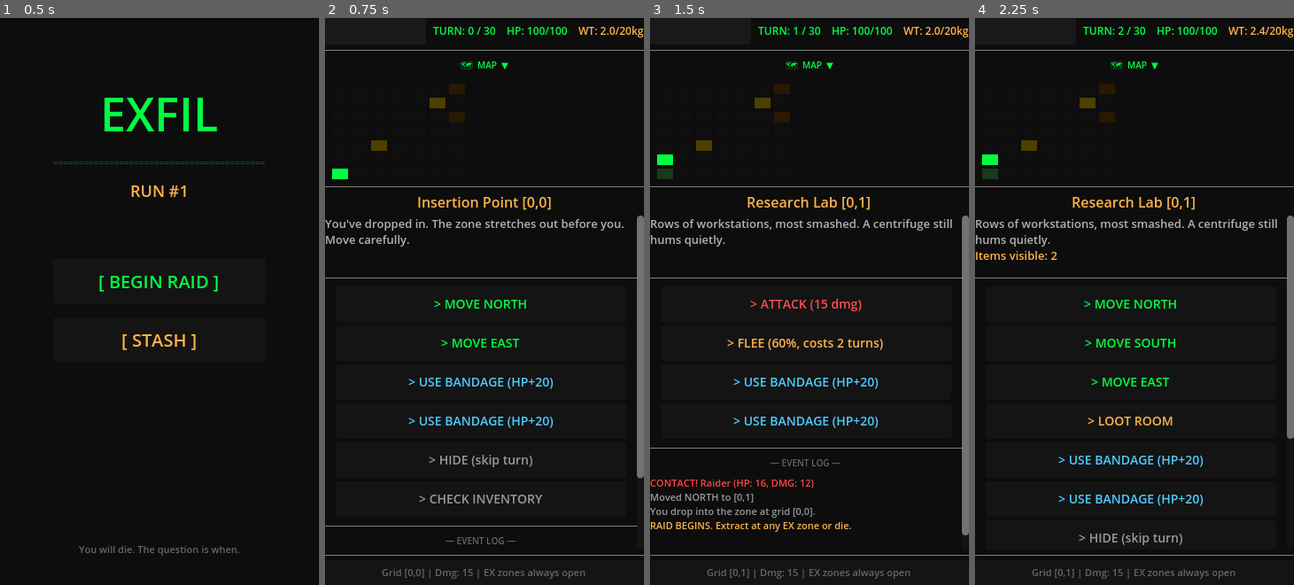
Above: before the commit, frames 1-4 (left to right).
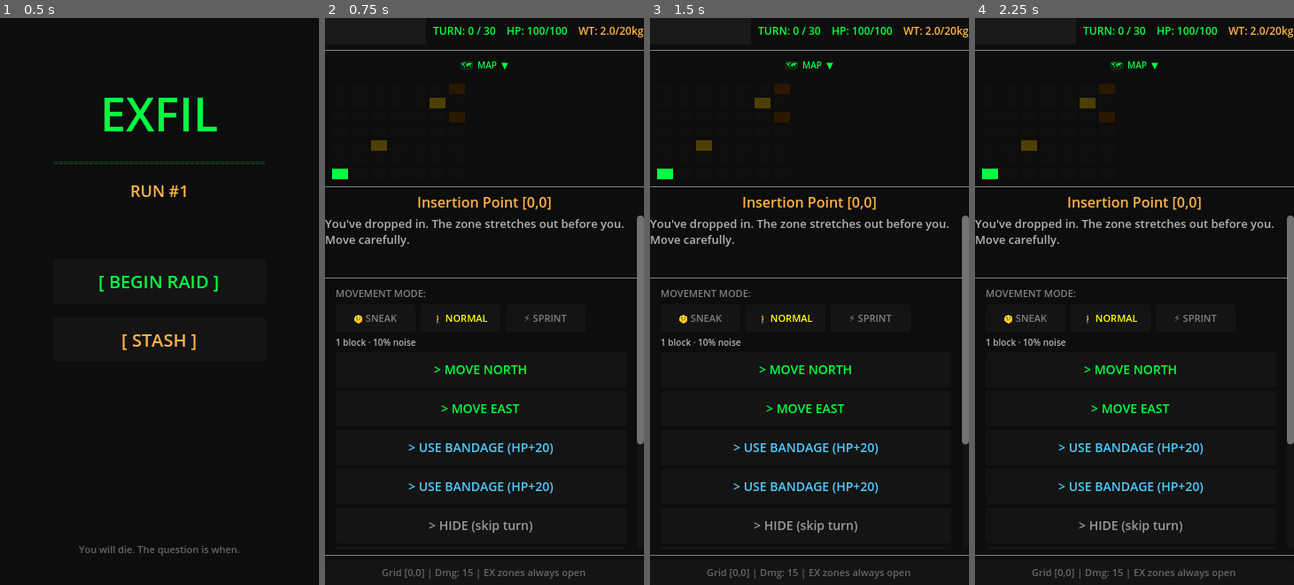
Above: after the commit, the same moments.

Repository: RJDray/Exfil
Game: Godot game, scene res://scenes/MainMenu.tscn
Two runs of this game, one before a commit and one after it. Both use one fixed random seed, a clock stepped at 60 frames per second and the inputs below.
Inputs (mouse positions are in pixels of both pictures, inside the frame that each line leads up to):
- Up to frame 1 (0.5 s): no input
- Up to frame 2 (0.75 s): click "[ BEGIN RAID ]" at 0.5 s
- Up to frame 3 (1.5 s): click (783, 318) at 1.25 s, where only the run after the commit has a clickable "🚶 NORMAL"
- Up to frame 4 (2.25 s): click (1108, 318) at 2 s, where only the run after the commit has a clickable "🚶 NORMAL"

Frame 1 is identical in both runs. In frame 2, 4.1% of the frame differs, in the area x 0-100%, y 47-93%; in frame 3, 6.7%, in the area x 0-100%, y 1-99%; in frame 4, 5.8%.

Commit message:
feat(movement): sneak/sprint modes with noise-based random encounters
Co-Authored-By: Claude Opus 4.6 <noreply@anthropic.com>

Diff:
--- a/scripts/Raid.gd
+++ b/scripts/Raid.gd
@@ -4,11 +4,20 @@
 
 const MAX_TURNS := 30
 const MAP_SIZE := 7
+
+const NOISE_CHANCE := {"sneak": 0.0, "normal": 0.10, "sprint": 0.35}
+
+const WANDERING_ENEMIES := [
+	{"name": "Scav Patrol", "hp": 35, "damage": 12, "xp_value": 30, "desc": "A roaming scav drawn by noise."},
+	{"name": "Wandering Guard", "hp": 45, "damage": 14, "xp_value": 35, "desc": "A guard who heard something."},
+	{"name": "Alert Sentry", "hp": 30, "damage": 18, "xp_value": 40, "desc": "Highly trained. On high alert."},
+]
 
 # Map data
 var rooms: Array = []  # 2D array [x][y] of room dictionaries
 var previous_pos: Vector2i = Vector2i(0, 0)
 var visited_rooms: Array = []  # 2D array [x][y] of bools
+var move_mode: String = "normal"
 
 # Combat state
 var in_combat: bool = false
@@ -446,15 +455,70 @@
 	_clear_actions()
 	var pos := GameData.player_pos
 
-	# Movement
+	# Movement mode selector
+	var mode_row_label := Label.new()
+	mode_row_label.text = "MOVEMENT MODE:"
+	mode_row_label.add_theme_font_size_override("font_size", 11)
+	mode_row_label.add_theme_color_override("font_color", Color(0.5, 0.5, 0.5))
+	action_container.add_child(mode_row_label)
+
+	var mode_hbox := HBoxContainer.new()
+	mode_hbox.add_theme_constant_override("separation", 6)
+	action_container.add_child(mode_hbox)
+
+	for mname: String in ["sneak", "normal", "sprint"]:
+		var mbtn := Button.new()
+		match mname:
+			"sneak":
+				mbtn.text = "🤫 SNEAK"
+			"normal":
+				mbtn.text = "🚶 NORMAL"
+			"sprint":
+				mbtn.text = "⚡ SPRINT"
+		mbtn.custom_minimum_size = Vector2(90, 32)
+		mbtn.add_theme_font_size_override("font_size", 11)
+		if mname == move_mode:
+			# Active mode — highlighted
+			mbtn.add_theme_color_override("font_color", Color(1, 1, 0))
+		else:
+			mbtn.add_theme_color_override("font_color", Color(0.5, 0.5, 0.5))
+		var m: String = mname
+		mbtn.pressed.connect(func():
+			move_mode = m
+			_update_actions()
+		)
+		mode_hbox.add_child(mbtn)
+
+	# Mode description
+	var mode_desc := Label.new()
+	match move_mode:
+		"sneak":
+			mode_desc.text = "1 block · silent · safe"
+			mode_desc.add_theme_color_override("font_color", Color(0.5, 0.7, 1.0))
+		"normal":
+			mode_desc.text = "1 block · 10% noise"
+			mode_desc.add_theme_color_override("font_color", Color(0.7, 0.7, 0.7))
+		"sprint":
+			mode_desc.text = "2 blocks · 35% noise · may attract enemies"
+			mode_desc.add_theme_color_override("font_color", Color(1.0, 0.6, 0.2))
+	mode_desc.add_theme_font_size_override("font_size", 10)
+	action_container.add_child(mode_desc)
+
+	# Direction buttons (adapted text per mode)
+	var dir_prefix: String = ""
+	match move_mode:
+		"sneak": dir_prefix = "SNEAK"
+		"normal": dir_prefix = "MOVE"
+		"sprint": dir_prefix = "SPRINT"
+
 	if pos.y < MAP_SIZE - 1:
-		_add_action_button("> MOVE NORTH", _move_north)
+		_add_action_button("> %s NORTH" % dir_prefix, _move_north)
 	if pos.y > 0:
-		_add_action_button("> MOVE SOUTH", _move_south)
+		_add_action_button("> %s SOUTH" % dir_prefix, _move_south)
 	if pos.x < MAP_SIZE - 1:
-		_add_action_button("> MOVE EAST", _move_east)
+		_add_action_button("> %s EAST" % dir_prefix, _move_east)
 	if pos.x > 0:
-		_add_action_button("> MOVE WEST", _move_west)
+		_add_action_button("> %s WEST" % dir_prefix, _move_west)
 
 	# Loot
 	var room: Dictionary = rooms[pos.x][pos.y]
@@ -480,6 +544,13 @@
 		_add_action_button(">> EXTRACT <<", _extract, Color(0, 1, 0))
 
 
+func _update_actions() -> void:
+	if in_combat:
+		_show_combat_actions()
+	else:
+		_show_normal_actions()
+
+
 func _show_combat_actions() -> void:
 	_clear_actions()
 	_add_action_button("> ATTACK (%d dmg)" % GameData.get_player_damage(), _attack, Color(1, 0.3, 0.3))
@@ -521,14 +592,70 @@
 	_update_ui()
 
 
+func _check_noise(mode: String) -> void:
+	var chance: float = NOISE_CHANCE.get(mode, 0.0)
+	if chance <= 0.0:
+		return
+	if randf() < chance:
+		var enemy: Dictionary = WANDERING_ENEMIES[randi() % WANDERING_ENEMIES.size()].duplicate()
+		var current_room: Dictionary = rooms[GameData.player_pos.x][GameData.player_pos.y]
+		current_room["enemies"].append(enemy)
+		_add_log("[color=#ff8800]⚠ Your movement attracted attention! Something is here.[/color]")
+
+
 func _move(direction: Vector2i, dir_name: String) -> void:
 	if in_combat:
 		return
+
+	var map_size: int = MAP_SIZE
+
+	if move_mode == "sprint":
+		# Sprint moves 2 blocks. Check both steps are in bounds.
+		var step1 := GameData.player_pos + direction
+		var step2 := GameData.player_pos + direction * 2
+
+		var step1_valid: bool = step1.x >= 0 and step1.x < map_size and step1.y >= 0 and step1.y < map_size
+		var step2_valid: bool = step2.x >= 0 and step2.x < map_size and step2.y >= 0 and step2.y < map_size
+
+		if not step1_valid:
+			_add_log("Can't sprint that way — wall.")
+			return
+
+		# Mark step1 as visited (passed through)
+		visited_rooms[step1.x][step1.y] = true
+
+		if step2_valid:
+			GameData.player_pos = step2
+		else:
+			# Only 1 step possible — move 1 block at sprint noise level
+			GameData.player_pos = step1
+
+		visited_rooms[GameData.player_pos.x][GameData.player_pos.y] = true
+		_add_log("[color=#ff8800]You sprint %s to [%d,%d].[/color]" % [dir_name, GameData.player_pos.x, GameData.player_pos.y])
+		_check_noise("sprint")
+
+	elif move_mode == "sneak":
+		var new_pos := GameData.player_pos + direction
+		if new_pos.x < 0 or new_pos.x >= map_size or new_pos.y < 0 or new_pos.y >= map_size:
+			_add_log("Can't move that way.")
+			return
+		GameData.player_pos = new_pos
+		visited_rooms[GameData.player_pos.x][GameData.player_pos.y] = true
+		_add_log("[color=#88aaff]You sneak %s to [%d,%d]. Silent.[/color]" % [dir_name, GameData.player_pos.x, GameData.player_pos.y])
+		# No noise check for sneak
+
+	else:  # normal
+		var new_pos := GameData.player_pos + direction
+		if new_pos.x < 0 or new_pos.x >= map_size or new_pos.y < 0 or new_pos.y >= map_size:
+			_add_log("Can't move that way.")
+			return
+		GameData.player_pos = new_pos
+		visited_rooms[GameData.player_pos.x][GameData.player_pos.y] = true
+		_add_log("Moved %s to [%d,%d]." % [dir_name, GameData.player_pos.x, GameData.player_pos.y])
+		_check_noise("normal")
+
 	previous_pos = GameData.player_pos
-	GameData.player_pos += direction
-	visited_rooms[GameData.player_pos.x][GameData.player_pos.y] = true
 	_advance_turn()
-	_add_log("Moved %s to [%d,%d]" % [dir_name, GameData.player_pos.x, GameData.player_pos.y])
 	_update_ui()
 	_update_minimap()
 	_show_room()
